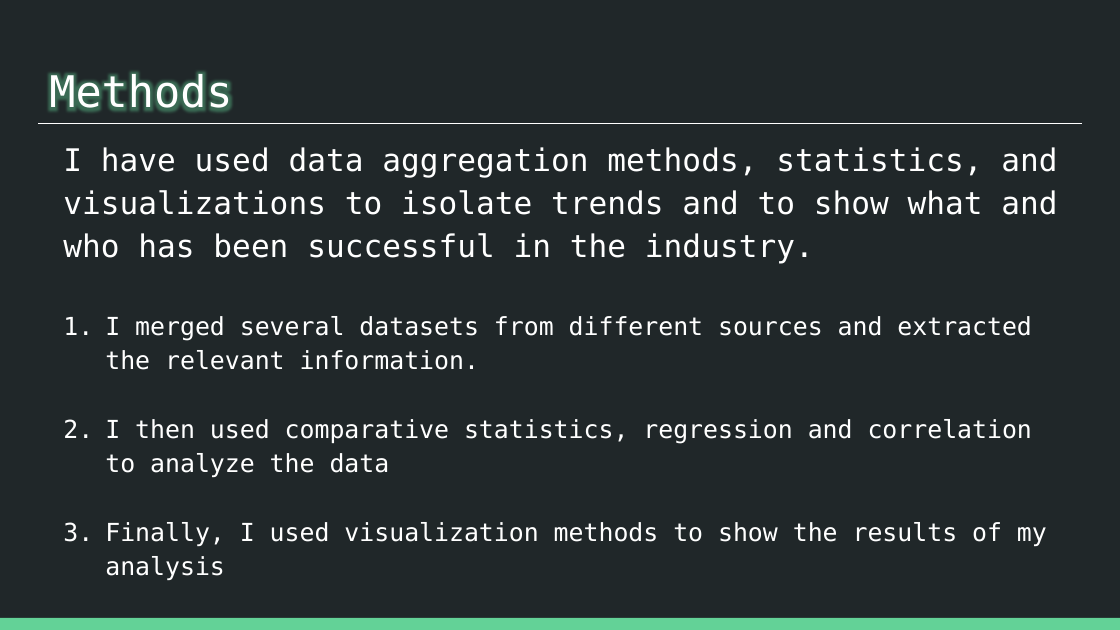
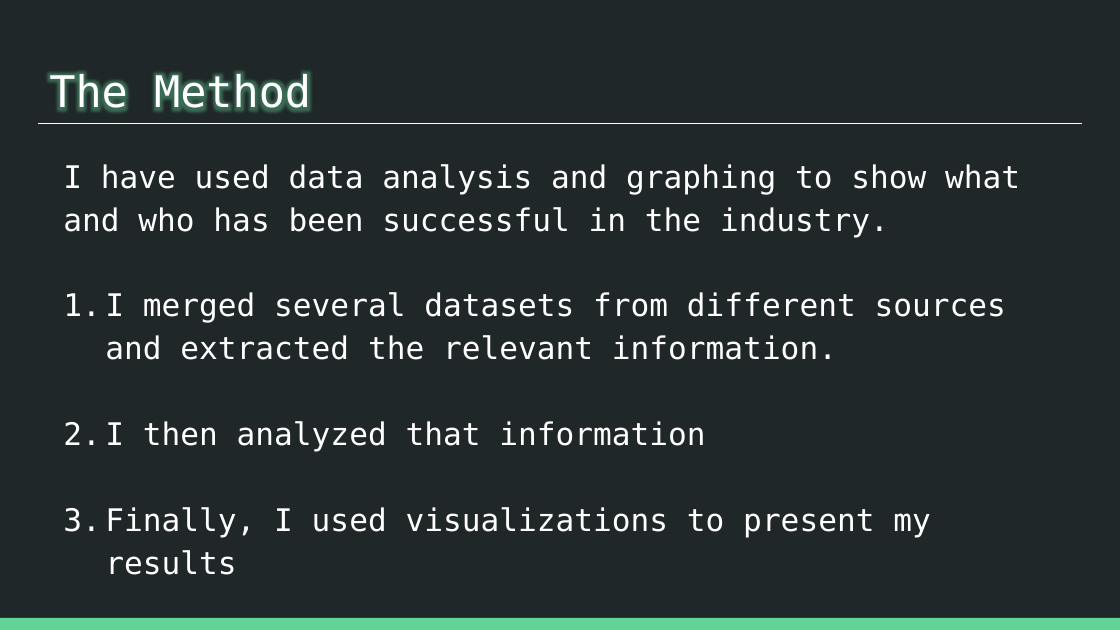
Before and after one commit to patrick-anastasio/Flatiron_DSC-Phase1_Project, a slide deck: slide 6 of Slide Deck.pptx. Drawn at 1120x630 pixels with LibreOffice and Linux fonts; fonts in the diff are those of the drawing. Boxes give left, top, right and bottom in pixels: in the first picture for what was removed or moved away, otherwise in the second. Text is boxed around its words. In the diff, an @@ line names an element or a change of style, - is before the commit and + after.

Commit message:
finalized slides, cleaned up the final notebook, and finalized visualizations

```diff
--- a/Slide Deck.pptx
+++ b/Slide Deck.pptx
@@ title at <box>49,72,311,117</box>: text changed @@
-Methods
+The Method
@@ text "I have used data analysis ...": place and size @@
-text "I have used data analysis ..." at <box>63,147,1057,580</box>
+text "I have used data analysis ..." at <box>63,164,1020,575</box>
@@ text at <box>63,164,1020,237</box>: text changed @@
-I have used data aggregation methods, statistics, and visualizations to isolate trends and to show what and who has been successful in the industry.
+I have used data analysis and graphing to show what and who has been successful in the industry.
@@ text at <box>105,292,1006,360</box>: size 16 to 20 pt in "I merged several datasets from different sources ..." @@
@@ text at <box>105,421,931,575</box>: text changed; size 16 to 20 pt @@
-2. I then used comparative statistics, regression and correlation to analyze the data
-3. Finally, I used visualization methods to show the results of my analysis
+2. I then analyzed that information
+3. Finally, I used visualizations to present my results
```
Also in this commit, not shown: 12 other slides changed, 2 slides added, 17 other files.
